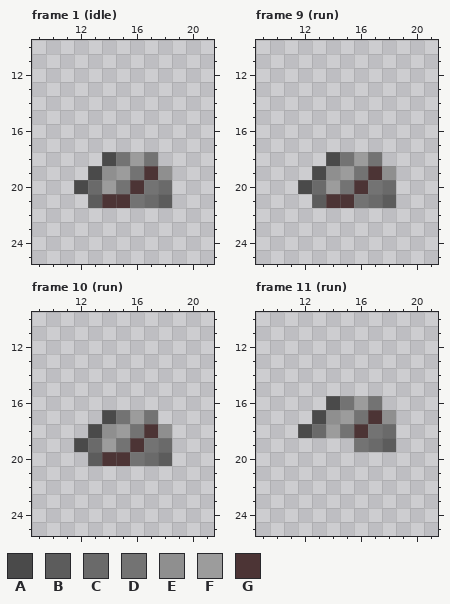
Two versions of one pixel-art file, IvoryKeep/res/sprites/items/armor/chainmail_armor.aseprite. That is the earlier state.
32x32 pixels, 26 frames. Colours within 5 levels of each other are drawn and written as one. Shown: frame 1 (idle): x 9..21, y 10..25; frame 9 (run): x 9..21, y 10..25; frame 10 (run): x 9..21, y 10..25; frame 11 (run): x 9..21, y 10..25. The commit also changed other frames, which this record leaves out.
Visible layers, top first: "Layer 2", "Armor".
Palette (. is transparent): A #4a4a4a  B #5c5c5c  C #6a6a6a  D #737373  E #8f8f8f  F #9c9c9c  G #4c3435
Pixels before, frame 1 (idle), first column x 12:
18 ..ADFD.
19 .AEFDGE
20 ACFDGDC
21 .BGGDCB
Pixels before, frame 9 (run), first column x 12:
18 ..ADFD.
19 .AEFDGE
20 ACFDGDC
21 .BGGDCB
Pixels before, frame 10 (run), first column x 12:
17 ..ADFD.
18 .AEFDGE
19 ACFDGDC
20 .BGGDCB
Pixels before, frame 11 (run), first column x 12:
16 ..ADFD.
17 .AEFDGE
18 ACFDGDC
19 ....DCB
New version:
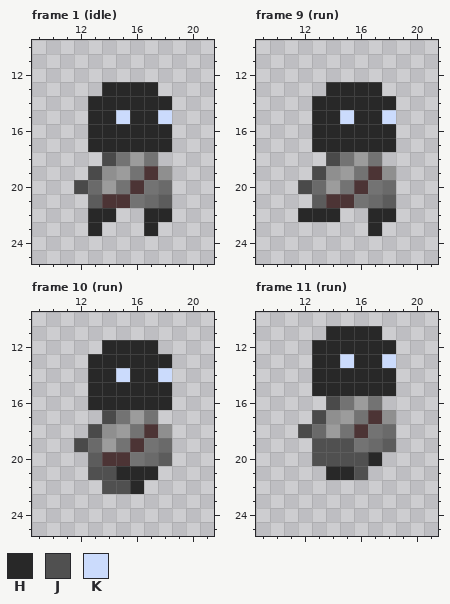
Colours new in this view: H #282828  J #505050  K #cbdbfc
Difference:
layer "Layer 1" now shown
Frame 1 (idle), layer "Layer 1":
y 13: x 14..17 .... -> HHHH
y 14: x 13..18 ...... -> HHHHHH
y 15: x 13..18 ...... -> HHKHHK
y 16..17: x 13..18 ...... -> HHHHHH
y 22: x 13..14 .. -> HH; x 17..18 .. -> HH
y 23: x 13 . -> H; x 17 . -> H
Frame 9 (run), layer "Layer 1":
y 13: x 14..17 .... -> HHHH
y 14: x 13..18 ...... -> HHHHHH
y 15: x 13..18 ...... -> HHKHHK
y 16..17: x 13..18 ...... -> HHHHHH
y 22: x 12..14 ... -> HHH; x 17..18 .. -> HH
y 23: x 17 . -> H
Frame 10 (run), layer "Layer 1":
y 12: x 14..17 .... -> HHHH
y 13: x 13..18 ...... -> HHHHHH
y 14: x 13..18 ...... -> HHKHHK
y 15..16: x 13..18 ...... -> HHHHHH
y 21: x 13..17 ..... -> JJHHH
y 22: x 14..16 ... -> JJH
Frame 11 (run), layer "Layer 1":
y 11: x 14..17 .... -> HHHH
y 12: x 13..18 ...... -> HHHHHH
y 13: x 13..18 ...... -> HHKHHK
y 14..15: x 13..18 ...... -> HHHHHH
y 19: x 13..15 ... -> JJJ
y 20: x 13..17 ..... -> JJJJH
y 21: x 14..16 ... -> HHJ
